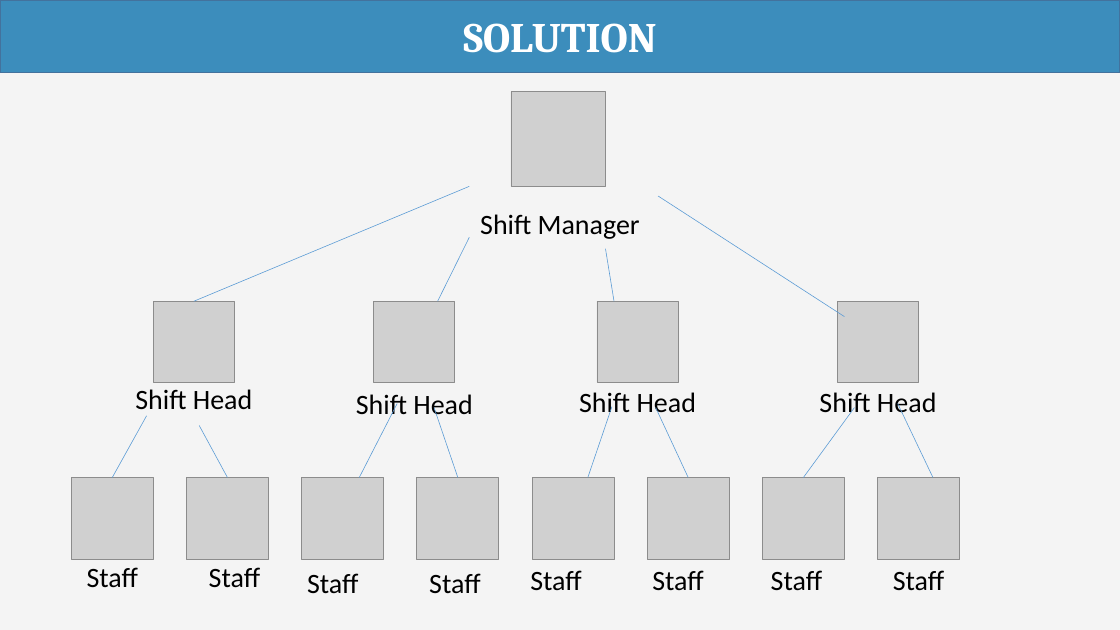
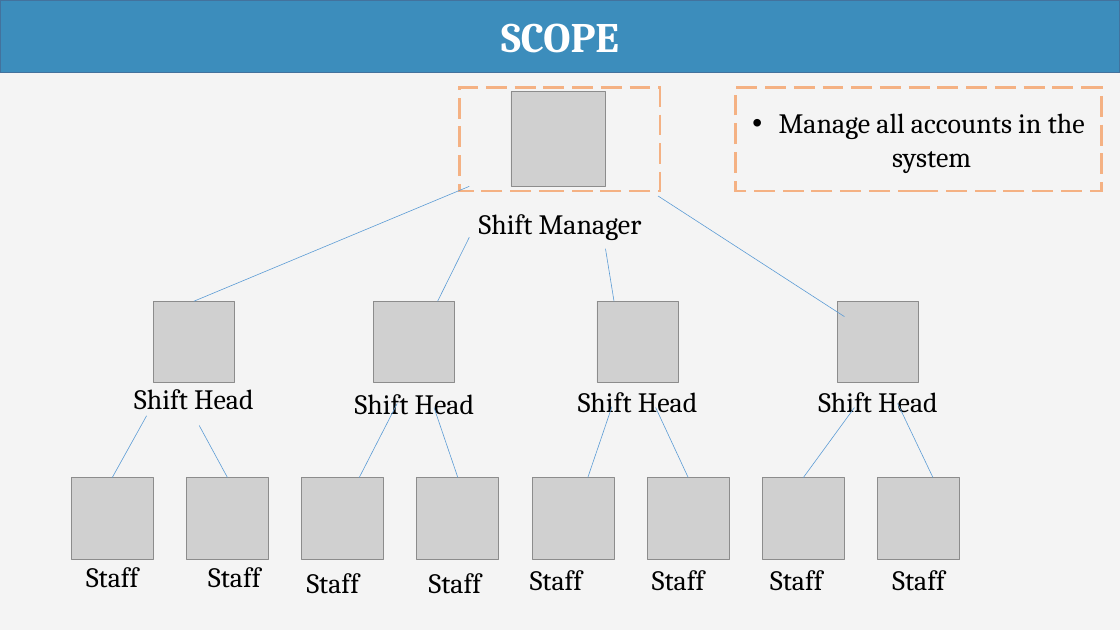
Before and after one commit to haltt051093/IMS-datacenter, a slide deck: slide 12 of Document/Presentation/IMS_20160407_Presentation.pptx (slide 9 before the commit). Drawn at 1120x630 pixels with LibreOffice and Linux fonts; fonts in the diff are those of the drawing; grey boxes stand for pictures. Boxes give left, top, right and bottom in pixels: in the first picture for what was removed or moved away, otherwise in the second. Text is boxed around its words. In the diff, an @@ line names an element or a change of style, - is before the commit and + after.

```diff
--- a/Document/Presentation/IMS_20160407_Presentation.pptx
+++ b/Document/Presentation/IMS_20160407_Presentation.pptx
@@ text in rectangle at [501,23,619,53]: text changed @@
-SOLUTION
+SCOPE
@@ rectangle added at [460,87,660,191], outline #F4B183 2.25 pt dashed @@
@@ rectangle added at [735,87,1102,191], outline #F4B183 2.25 pt dashed, 24 pt, text #000000 @@
+• Manage all accounts in the system
@@ font Calibri to Cambria in 13 elements at [479,214,642,240], [86,567,138,588], [134,389,254,410], [208,567,260,588], [307,573,359,594], [355,394,475,420], [429,573,481,594], [770,570,822,591], [578,392,698,418], [530,570,582,591], [652,570,704,591], [818,392,938,418], [892,570,944,591] @@
```
Also in this commit, not shown: 9 other slides changed, 3 slides added, 2 other files.
